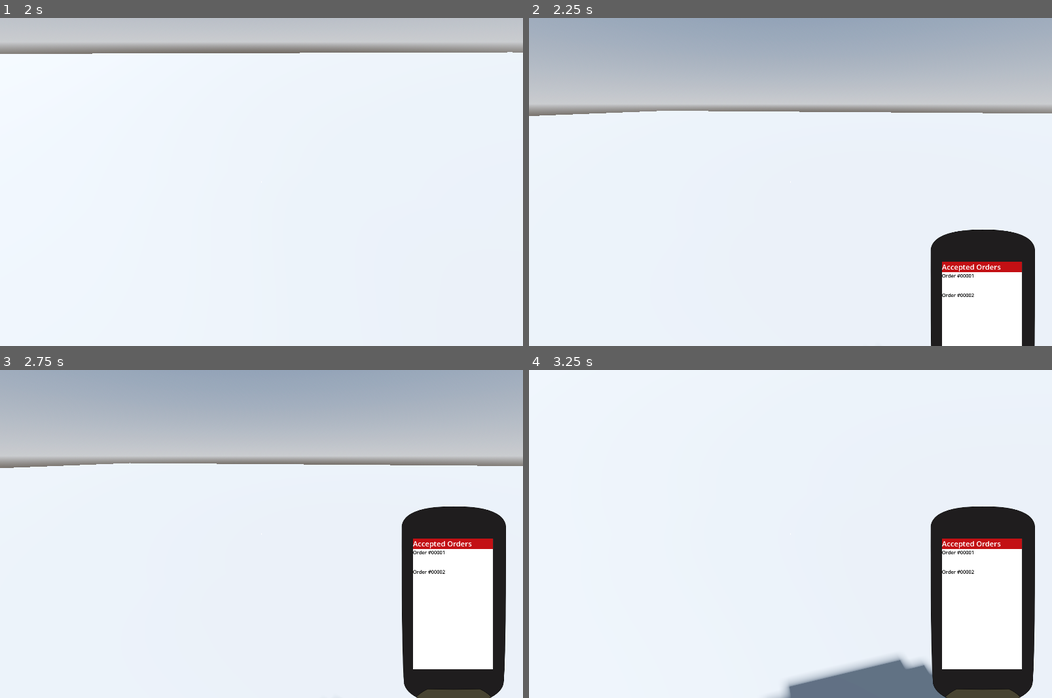
Above: before the commit, frames 1-4 (two rows, left to right).
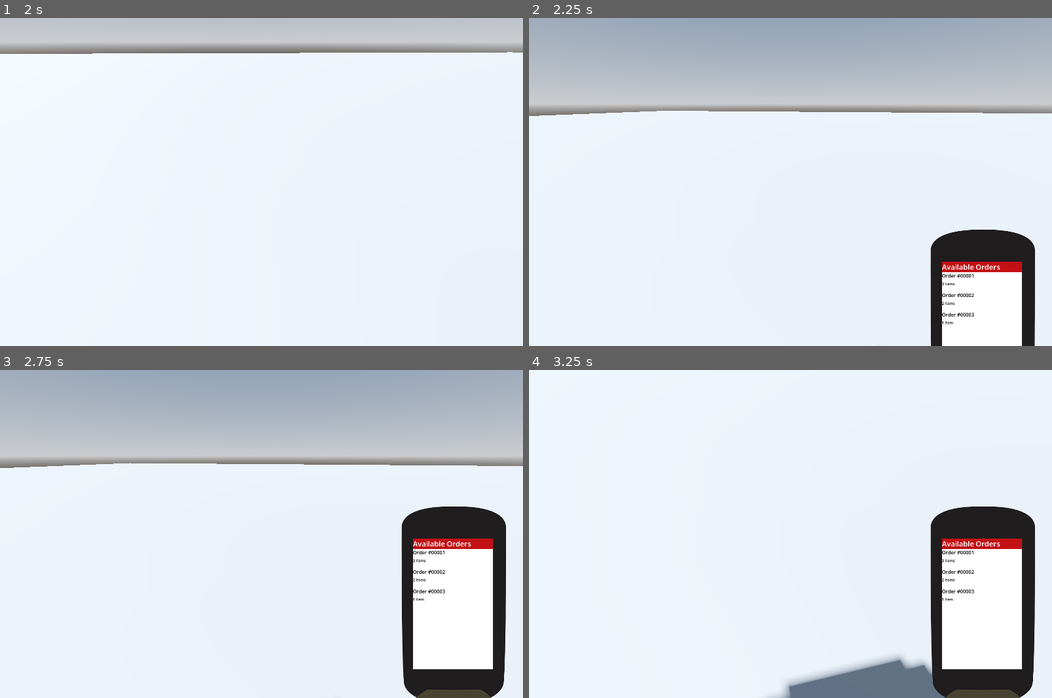
Above: after the commit, the same moments.

Repository: Allus-Interactive/speedy-shopper
Game: Godot game, scene res://game/world/shops/shop.tscn
The game is run twice, just before and just after one commit, with the same random seed, the same clock (stepped at 60 frames per second) and the same inputs.
Inputs (mouse positions are in pixels of both pictures, inside the frame that each line leads up to):
- Up to frame 1 (2 s): tap Enter at 0.5 s; move the mouse to (376, 165) at 0.52 s; hold D (product_rotate_right) 0.53-1.28 s; tap E (interact) at 0.6 s; click (376, 165) at 0.67 s; move the mouse to (235, 182) at 1.27 s; hold W (forwards) from 1.28 s (still down); tap R (replace) at 1.35 s
- Up to frame 2 (2.25 s): keep holding W (forwards); tap Space at 2 s; move the mouse to (800, 175) at 2.02 s; tap T (toggle_scanner) at 2.1 s
- Up to frame 3 (2.75 s): keep holding W (forwards)
- Up to frame 4 (3.25 s): keep holding W (forwards); move the mouse to (785, 540) at 2.77 s; tap E (interact) at 2.85 s; click (785, 540) at 2.92 s

Frame 1 is identical in both runs. In frame 2, 0.2% of the frame differs, in the area x 78-91%, y 75-94%; in frame 3, 0.2%; in frame 4, 0.2%.

Commit message:
available jobs Scanner UI

Diff:
--- /dev/null
+++ b/godot-project/game/global/job_manager.gd
@@ -0,0 +1,49 @@
+extends Node
+
+class_name JobManager
+
+var available_orders: Array = [
+	{
+		"shop_name": "ScotMid",
+		"order_id": 1,
+		"items": [
+			{ "product_id": 1, "product_name": "Own Brand Cereal", "barcode_value": 1, "required_quantity": 1, "scanned_quantity": 0 },
+			{ "product_id": 2, "product_name": "Standard Cereal", "barcode_value": 2, "required_quantity": 2, "scanned_quantity": 0 },
+			{ "product_id": 3, "product_name": "Finest Cereal", "barcode_value": 3, "required_quantity": 3, "scanned_quantity": 0 }
+		],
+		"delivery_address": "Pickup",
+		"customer": "Monkey D Luffy",
+		"order_placed": "10:00",
+		"delivery_time": "11:30",
+		"reward": 10
+	},
+	{
+		"shop_name": "ScotMid",
+		"order_id": 2,
+		"items": [
+			{ "product_id": 1, "product_name": "Own Brand Cereal", "barcode_value": 1, "required_quantity": 2, "scanned_quantity": 0 },
+			{ "product_id": 2, "product_name": "Standard Cereal", "barcode_value": 2, "required_quantity": 1, "scanned_quantity": 0 },
+		],
+		"delivery_address": "Pickup",
+		"customer": "Zoro",
+		"order_placed": "10:30",
+		"delivery_time": "12:00",
+		"reward": 15
+	},
+	{
+		"shop_name": "ScotMid",
+		"order_id": 3,
+		"items": [
+			{ "product_id": 3, "product_name": "Finest Cereal", "barcode_value": 3, "required_quantity": 3, "scanned_quantity": 0 }
+		],
+		"delivery_address": "Pickup",
+		"customer": "Nami",
+		"order_placed": "13:00",
+		"delivery_time": "13:30",
+		"reward": 10
+	},
+]
+
+func accept_available_job() -> void:
+	# move selected job to accepted_orders in order manager
+	pass
--- a/godot-project/game/global/order_manager.gd
+++ b/godot-project/game/global/order_manager.gd
@@ -21,22 +21,8 @@
 	"reward": 10
 }
 
-var temp_order_2: Dictionary = {
-	"shop_name": "ScotMid",
-	"order_id": 2,
-	"items": [
-		{ "product_id": 1, "product_name": "Own Brand Cereal", "barcode_value": 1, "required_quantity": 2, "scanned_quantity": 0 },
-		{ "product_id": 3, "product_name": "Finest Cereal", "barcode_value": 3, "required_quantity": 1, "scanned_quantity": 0 }
-	],
-	"delivery_address": "Pickup",
-	"customer": "Nami",
-	"order_placed": "10:30",
-	"delivery_time": "11:45",
-	"reward": 10
-}
-
 var active_order: Dictionary = temp_order # TODO: should be initalized as {}
-var accepted_orders: Array = [temp_order, temp_order_2] # TODO: should be initialized as []
+var accepted_orders: Array = [] # TODO: should be initialized as []
 
 func scan_product(product_id: int) -> bool:
 	if active_order.is_empty():
@@ -75,3 +61,7 @@
 			return false
 
 	return true
+
+func start_new_order() -> void:
+	# move chosen order to active_order from accepted orders
+	pass
--- a/godot-project/game/ui/scanner/available_item_label/available_item_label.gd
+++ b/godot-project/game/ui/scanner/available_item_label/available_item_label.gd
@@ -1,3 +1,17 @@
 extends ColorRect
 
 class_name AvailableItemLabel
+
+@onready var order_label: Label = $OrderLabel
+@onready var quantity_label: Label = $QuantityLabel
+
+func _ready() -> void:
+	pass
+
+func populate_data(order_number: int, item_qty: int) -> void:
+	order_label.text = "Order #" + str(order_number).pad_zeros(5)
+	# TODO: Must be a better way to handle this?!
+	if item_qty == 1:
+		quantity_label.text = str(item_qty) + " Item"
+	else:
+		quantity_label.text = str(item_qty) + " Items"
--- a/godot-project/game/ui/scanner/available_item_label/available_item_label.tscn
+++ b/godot-project/game/ui/scanner/available_item_label/available_item_label.tscn
@@ -1,8 +1,28 @@
 [gd_scene format=3 uid="uid://bypk6l6koeuup"]
 
 [ext_resource type="Script" uid="uid://do7cq6kemoav2" path="res://game/ui/scanner/available_item_label/available_item_label.gd" id="1_yn8xm"]
+[ext_resource type="Theme" uid="uid://ch0elgt0g6a0j" path="res://assets/themes/scanner.tres" id="2_7gfbs"]
 
 [node name="AvailableItemLabel" type="ColorRect" unique_id=1635080303]
+custom_minimum_size = Vector2(262, 60)
 offset_right = 40.0
 offset_bottom = 40.0
 script = ExtResource("1_yn8xm")
+
+[node name="OrderLabel" type="Label" parent="." unique_id=1210886563]
+custom_minimum_size = Vector2(262, 40)
+layout_mode = 0
+offset_right = 40.0
+offset_bottom = 23.0
+theme = ExtResource("2_7gfbs")
+text = "Order #12345"
+
+[node name="QuantityLabel" type="Label" parent="." unique_id=1815586305]
+custom_minimum_size = Vector2(262, 20)
+layout_mode = 0
+offset_top = 30.0
+offset_right = 262.0
+offset_bottom = 50.0
+theme = ExtResource("2_7gfbs")
+theme_override_font_sizes/font_size = 12
+text = "1/2 Items Picked"
--- a/godot-project/game/ui/scanner/scanner_ui.gd
+++ b/godot-project/game/ui/scanner/scanner_ui.gd
@@ -27,6 +27,7 @@
 
 @onready var item_label_scene = preload("res://game/ui/scanner/item_label/item_label.tscn")
 @onready var accepted_item_label_scene = preload("res://game/ui/scanner/accepted_item_label/accepted_item_label.tscn")
+@onready var available_item_label_scene = preload("res://game/ui/scanner/available_item_label/available_item_label.tscn")
 
 var is_open: bool = false
 var is_animating: bool = false
@@ -160,11 +161,21 @@
 		row.populate_data(order_number)
 
 func _build_available_orders_view() -> void:
-	print("Building the Accepted Orders view")
+	var items = TheJobManager.available_orders
+	_rebuild_available_items_list(items)
 
 func _rebuild_available_items_list(items: Array) -> void:
 	for child in accepted_items_list.get_children():
 		child.queue_free()
 
 	for item in items:
-		print("Build the label")
+		var row: AvailableItemLabel = available_item_label_scene.instantiate()
+
+		var order_number: int = item.get("order_id")
+		var products: Array = item.get("items")
+		var item_qty: int = products.size()
+
+		# Add label to items list
+		available_items_list.add_child(row)
+		# populate label data
+		row.populate_data(order_number, item_qty)
--- a/godot-project/game/ui/scanner/scanner_ui.tscn
+++ b/godot-project/game/ui/scanner/scanner_ui.tscn
@@ -3,7 +3,6 @@
 [ext_resource type="Theme" uid="uid://ch0elgt0g6a0j" path="res://assets/themes/scanner.tres" id="1_6jepp"]
 [ext_resource type="Script" uid="uid://bqsvxyw8n6xnq" path="res://game/ui/scanner/scanner_ui.gd" id="1_cor6b"]
 [ext_resource type="Texture2D" uid="uid://b78oy0ko31u6l" path="res://assets/ui/scanner/scanner_ui.png" id="2_pq742"]
-[ext_resource type="PackedScene" uid="uid://d3a8u10betvmf" path="res://game/ui/scanner/accepted_item_label/accepted_item_label.tscn" id="4_v4kyo"]
 
 [sub_resource type="StyleBoxFlat" id="StyleBoxFlat_pq742"]
 bg_color = Color(0.7647059, 0.0627451, 0.078431375, 1)
@@ -137,9 +136,6 @@
 [node name="AcceptedItemsList" type="VBoxContainer" parent="ScannerContainer/Screen/AcceptedOrdersView/VBoxContainer/AcceptedOrdersScroll" unique_id=996857292]
 layout_mode = 2
 
-[node name="AcceptedItemLabel" parent="ScannerContainer/Screen/AcceptedOrdersView/VBoxContainer/AcceptedOrdersScroll/AcceptedItemsList" unique_id=504880122 instance=ExtResource("4_v4kyo")]
-layout_mode = 2
-
 [node name="AvailableOrdersView" type="MarginContainer" parent="ScannerContainer/Screen" unique_id=1988843271]
 custom_minimum_size = Vector2(264, 430)
 layout_mode = 0
--- a/godot-project/project.godot
+++ b/godot-project/project.godot
@@ -23,6 +23,7 @@
 
 TheGameManager="*uid://c4cktdpayevwu"
 TheOrderManager="*uid://8qw21rlqvxpy"
+TheJobManager="*uid://dqaoss102vl8k"
 
 [display]
 
Not shown, added: godot-project/game/global/job_manager.gd.uid
